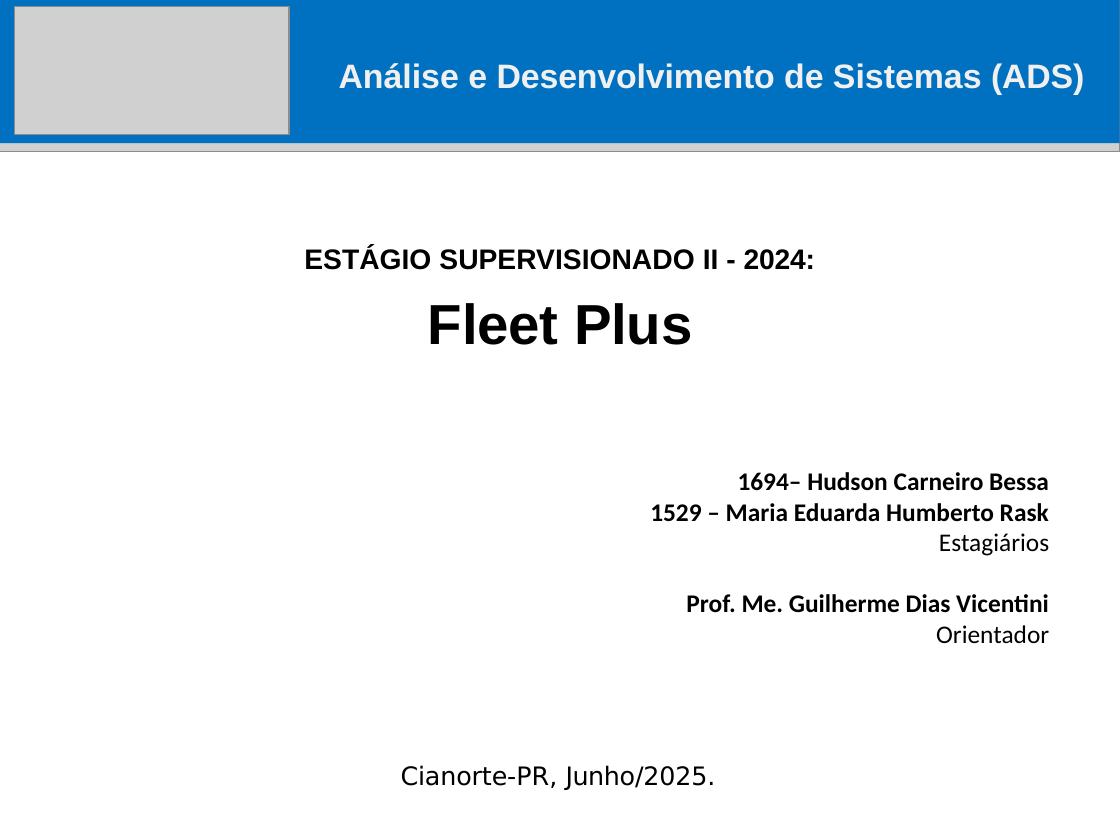
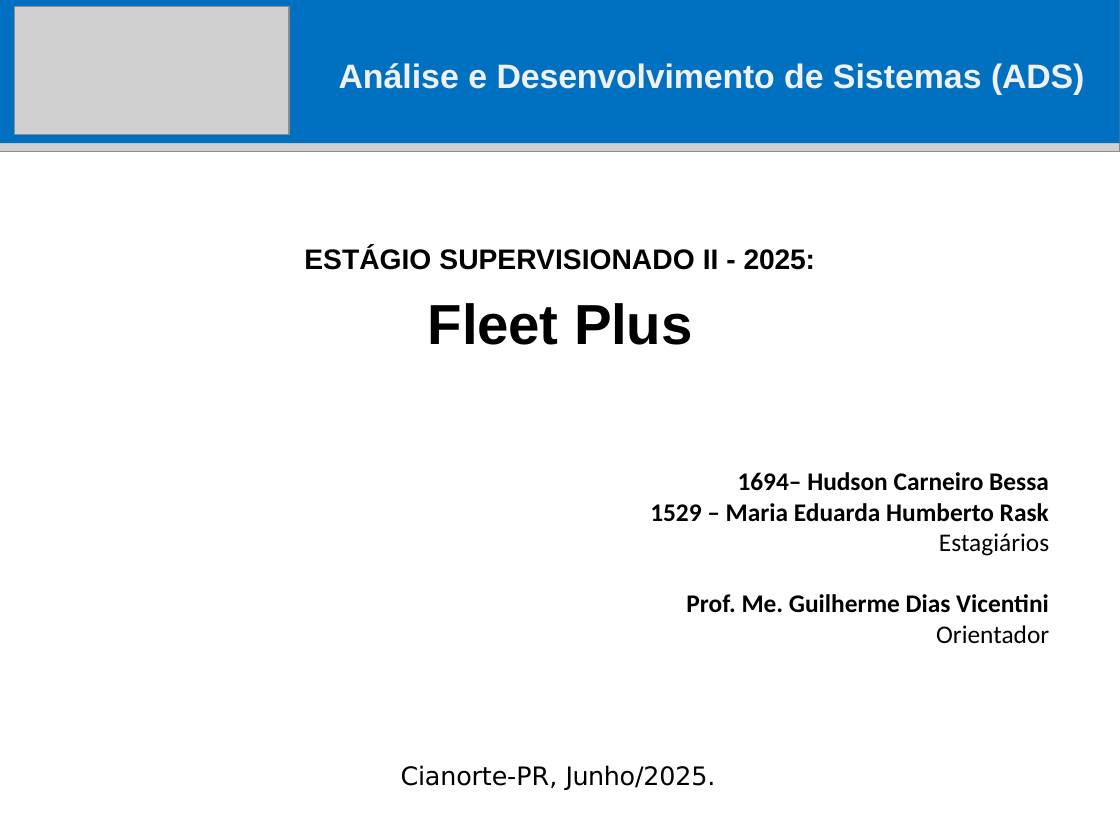
Before and after one commit to HudsonCarneiro/FleetPlus, a slide deck: slide 1 of Docs/Slides/Slide FleetPlus II.pptx. Drawn at 1120x840 pixels with LibreOffice and Linux fonts; fonts in the diff are those of the drawing; grey boxes stand for pictures. Boxes give left, top, right and bottom in pixels: in the first picture for what was removed or moved away, otherwise in the second. Text is boxed around its words. In the diff, an @@ line names an element or a change of style, - is before the commit and + after.

```diff
--- a/Docs/Slides/Slide FleetPlus II.pptx
+++ b/Docs/Slides/Slide FleetPlus II.pptx
@@ text at (x1=304, y1=247, x2=816, y2=270): text changed @@
-ESTÁGIO SUPERVISIONADO II - 2024:
+ESTÁGIO SUPERVISIONADO II - 2025:
```
Also in this commit, not shown: 1 other slide changed, 2 other files.
